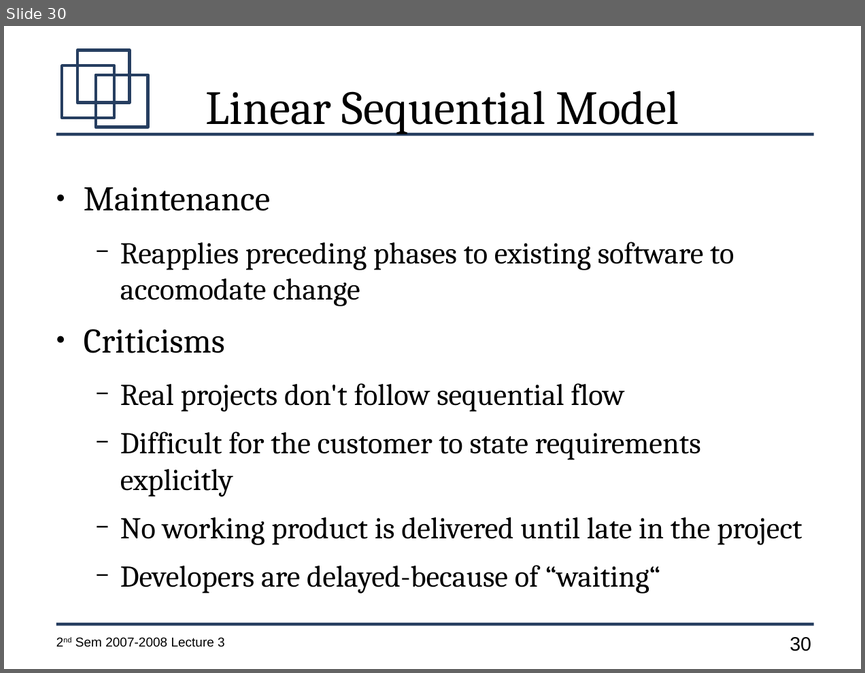
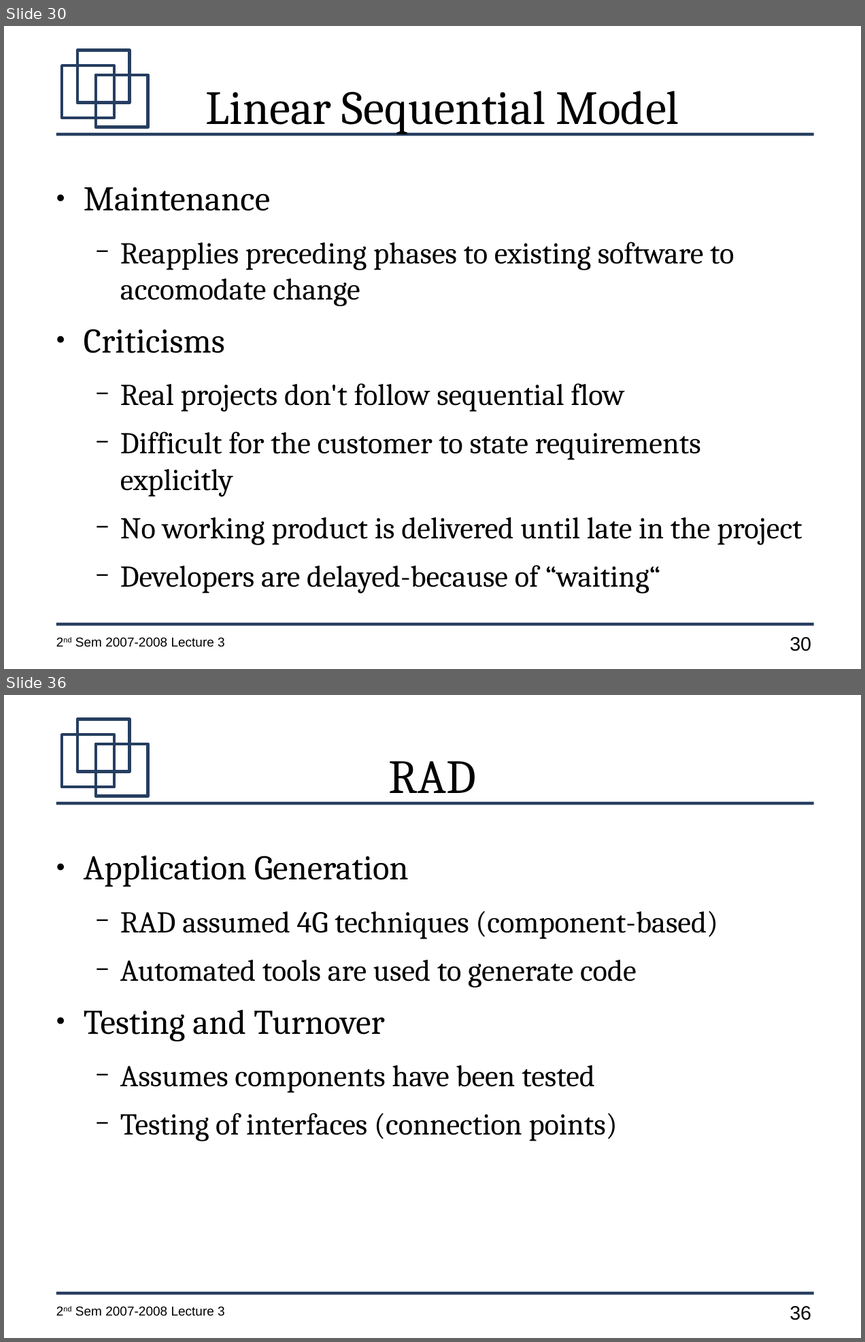
Before and after one commit to jachermocilla/jach-homepage, a slide deck: CMSC128-2nd-Sem-2007-L3.odp. Shown one above the other, each under a label of ours: slide 30 before the commit, slides 30 and 36 after it; the slides between them are not shown. The pictures are 865x673 and 865x1342 pixels, drawn with LibreOffice and Linux fonts; fonts in the diff are those of the drawing. Boxes give left, top, right and bottom in pixels: in the first picture for what was removed or moved away, otherwise in the second. Text is boxed around its words. In the diff, an @@ line names an element or a change of style, - is before the commit and + after.

```diff
--- a/CMSC128-2nd-Sem-2007-L3.odp
+++ b/CMSC128-2nd-Sem-2007-L3.odp
@@ slide 36 added at <box>4,695,861,1338</box>, background #FFFFFF; not listed: 7 template elements that a slide beside it also shows @@
@@ title added at <box>389,761,476,803</box>, 44 pt, text #000000 @@
+RAD
@@ text added at <box>84,855,718,1141</box>, 28 pt, text #000000 @@
+● Application Generation
+  − RAD assumed 4G techniques (component-based)
+  − Automated tools are used to generate code
+● Testing and Turnover
+  − Assumes components have been tested
+  − Testing of interfaces (connection points)
```
Also in this commit, not shown: 29 other slides changed, 7 other slides added.
